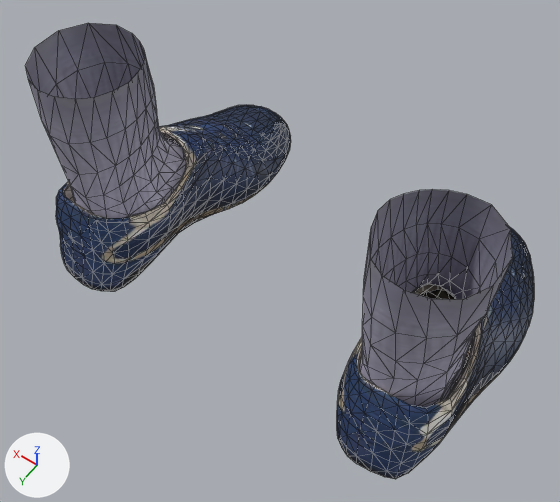
What one commit did to the glTF model public/models/doll/shoes-sneakers-m.glb.
Rendered twice from a camera (50 mm lens) standing at (-0.235, 0.306, 0.578) and looking at (-0.005, -0.016, 0.072). The lights are fixed; the arrows at lower left show +X, +Y and +Z. The first picture is the older version. Mesh edges are drawn as thin lines. Vertices at exactly the same position are counted once.

The first picture shows 'Shoes_sneakers'.
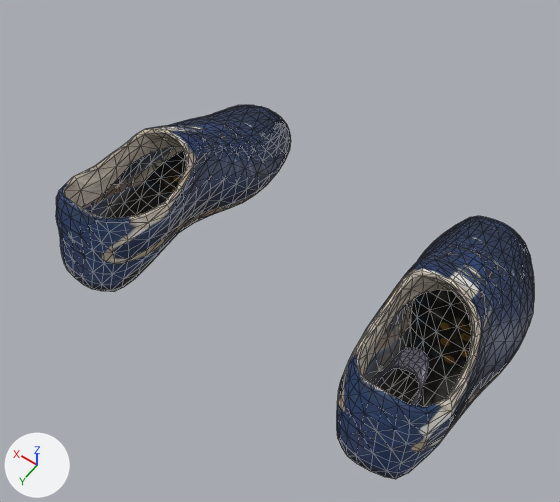
The newer file adds a shape key; the second version is drawn at full value of the shape key 'no_socks' of 'Shoes_sneakers', and the change is written as the vertex moves it makes.

The change, as JSON lines over the scene's bpy script:
```json
{"block": "me_shoes_sneakers", "where": "# used by ob_shoes_sneakers; location = (0.0, 0.0, 0.0)"}
{"op": "remove", "block": "me_shoes_sneakers", "code": "me_shoes_sneakers.from_pydata(...)  # 1594 vertices, 3064 faces; spans x -0.201..0.201, y -0.199..0.078, z -0.015..0.221"}
{"op": "add", "block": "me_shoes_sneakers", "code": "me_shoes_sneakers.from_pydata(...)  # 1594 vertices, 3064 faces; spans x -0.201..0.201, y -0.199..0.078, z -0.015..0.104"}
{"block": "me_shoes_sneakers", "change": "me_shoes_sneakers part 1: the loose piece of 144 vertices spanning x 0.102..0.185, y -0.075..0.065, z 0.046..0.221 is scaled about its middle by (0.5, 0.5, -2.74e-05), then moved by (-0.007, 0.003, -0.124)"}
{"block": "me_shoes_sneakers", "change": "me_shoes_sneakers part 2: the loose piece of 144 vertices spanning x -0.185..-0.102, y -0.075..0.065, z 0.046..0.221 is scaled about its middle by (0.5, 0.5, -2.79e-05), then moved by (0.007, 0.003, -0.124)"}
```

Pixel boxes [x1, y1, x2, y2] of what changed, in the pictures (560 x 502 px; the box of a moved part takes in the faces that stretch with it):
```json
{"object": "Shoes_sneakers", "change": "reshaped", "before": [25, 23, 534, 479], "after": [56, 105, 534, 479], "on screen": "6% narrower, 18% shorter"}
{"part": 1, "of": "me_shoes_sneakers", "change": "moved or reshaped", "before": [25, 23, 186, 218], "on screen": "not visible afterwards"}
{"part": 2, "of": "me_shoes_sneakers", "change": "moved or reshaped", "before": [360, 189, 513, 407], "after": [371, 347, 429, 405]}
```
